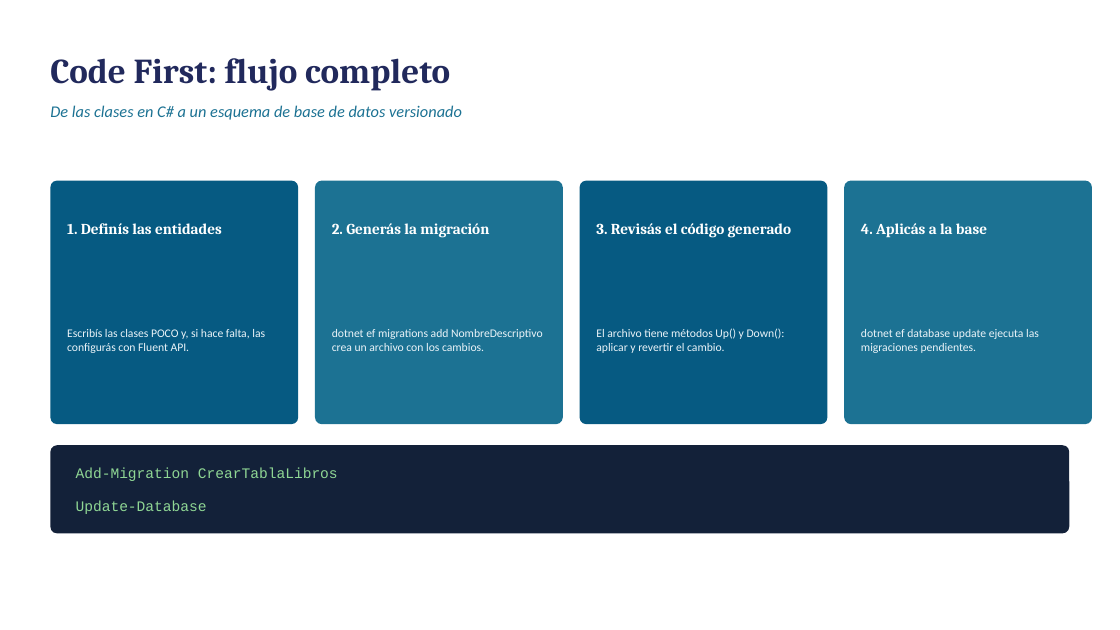
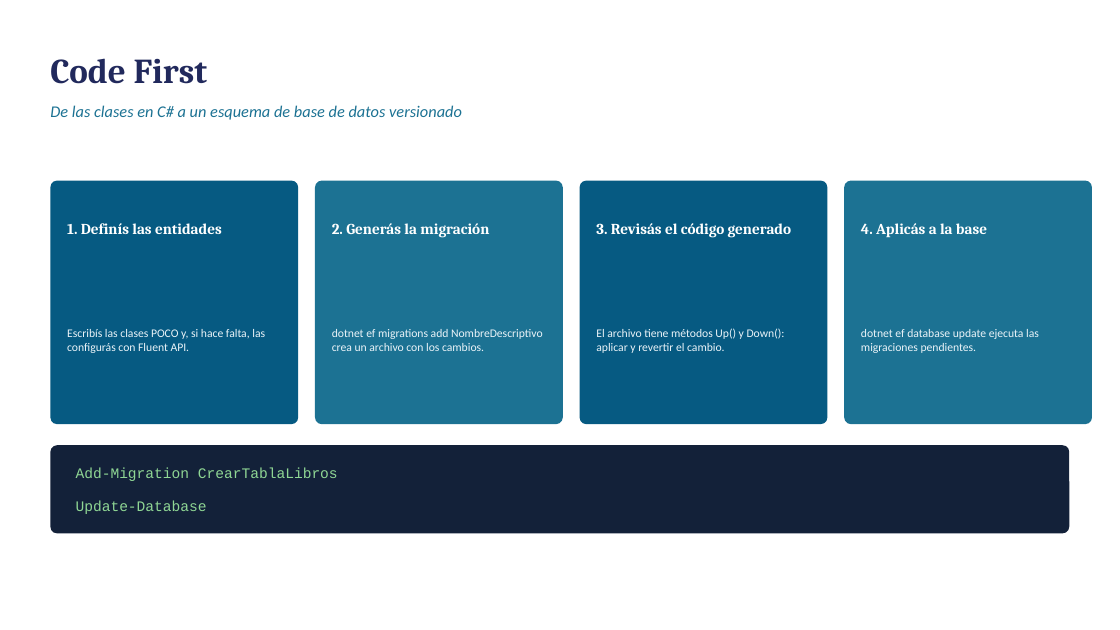
Before and after one commit to maximedina/UTN_ProgramacionIV, a slide deck: slide 10 of 2. ORM/EF_Core.pptx. Drawn at 1120x630 pixels with LibreOffice and Linux fonts; fonts in the diff are those of the drawing. Boxes give left, top, right and bottom in pixels: in the first picture for what was removed or moved away, otherwise in the second. Text is boxed around its words. In the diff, an @@ line names an element or a change of style, - is before the commit and + after.

```diff
--- a/2. ORM/EF_Core.pptx
+++ b/2. ORM/EF_Core.pptx
@@ text at bbox=[50, 58, 208, 84]: text changed @@
-Code First: flujo completo
+Code First
```
Also in this commit, not shown: 2 other slides changed, 1 slide added.
